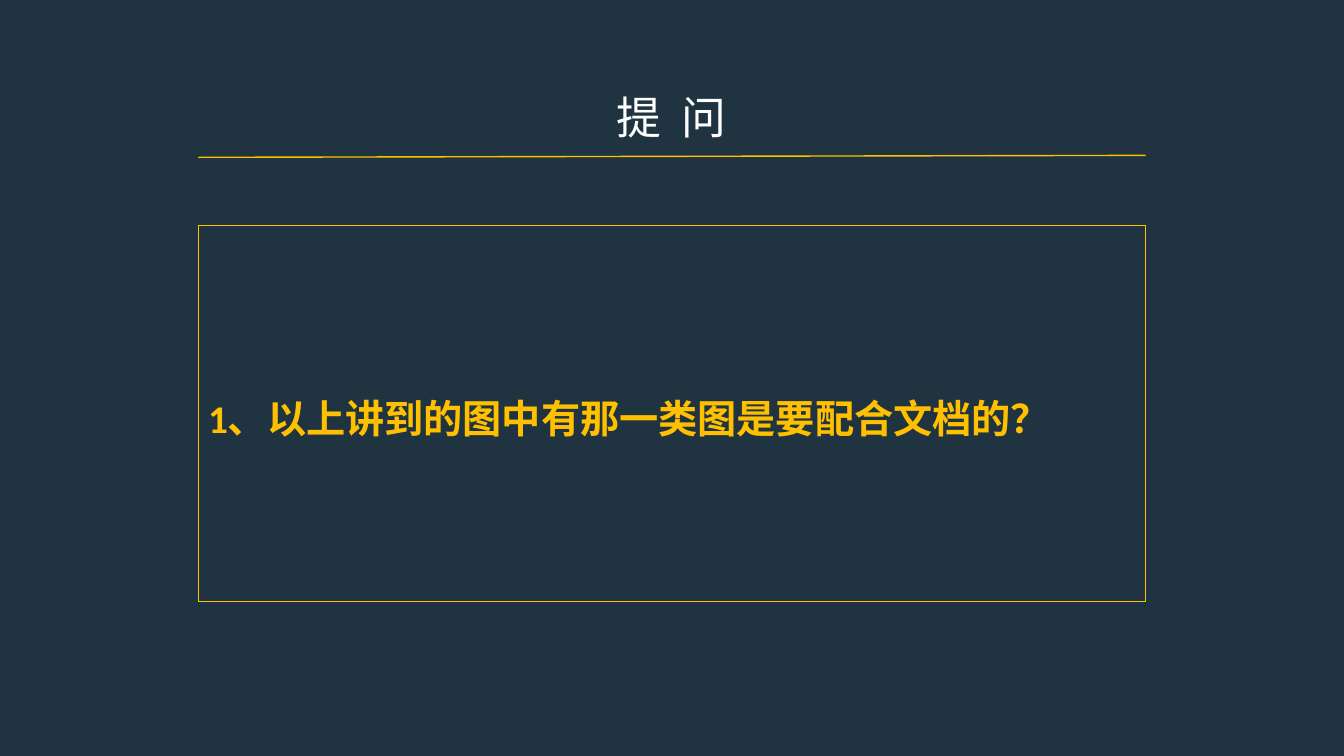
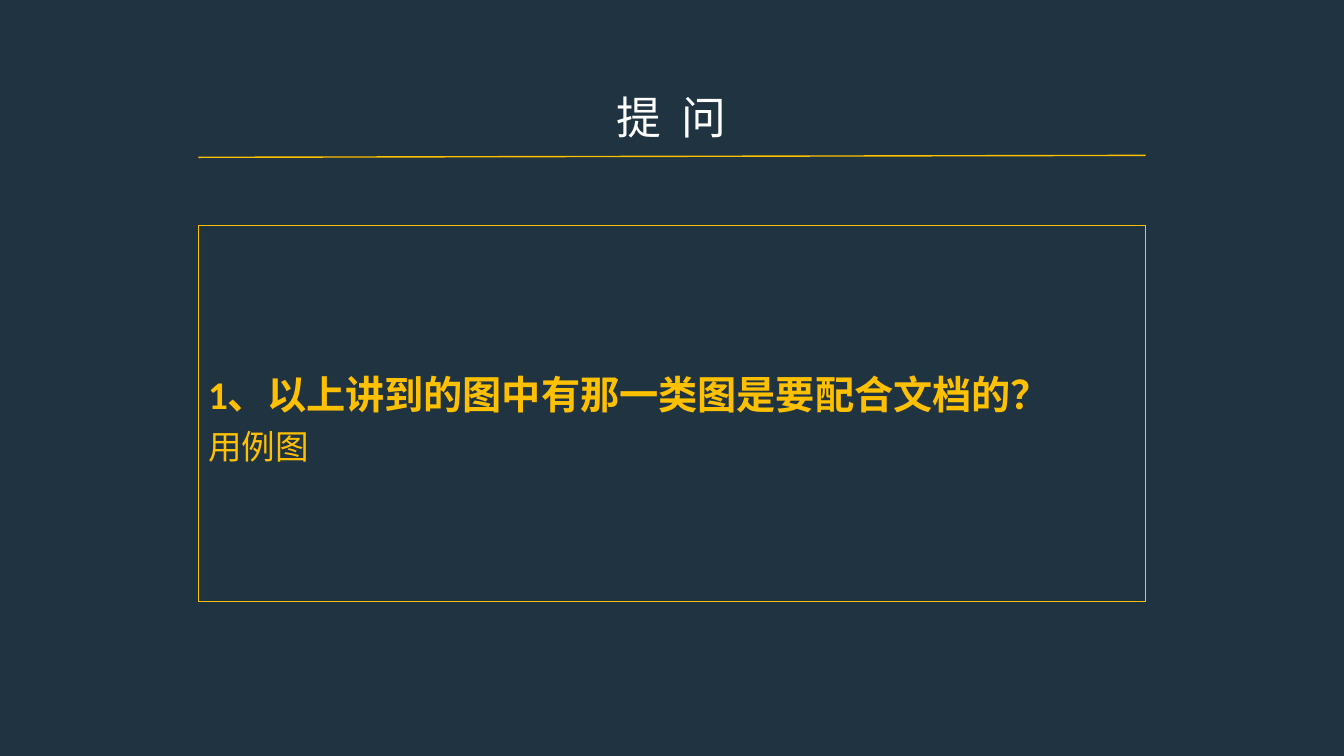
Before and after one commit to PRD2017-G07/G07-teamwork, a slide deck: slide 30 of 0PPT/UML图.pptx. Drawn at 1344x756 pixels with LibreOffice and Linux fonts; fonts in the diff are those of the drawing. Boxes give left, top, right and bottom in pixels: in the first picture for what was removed or moved away, otherwise in the second. Text is boxed around its words. In the diff, an @@ line names an element or a change of style, - is before the commit and + after.

```diff
--- a/0PPT/UML图.pptx
+++ b/0PPT/UML图.pptx
@@ text in rectangle at (208, 431, 309, 462): paragraph added @@
+用例图
```
Also in this commit, not shown: 2 other slides changed.
